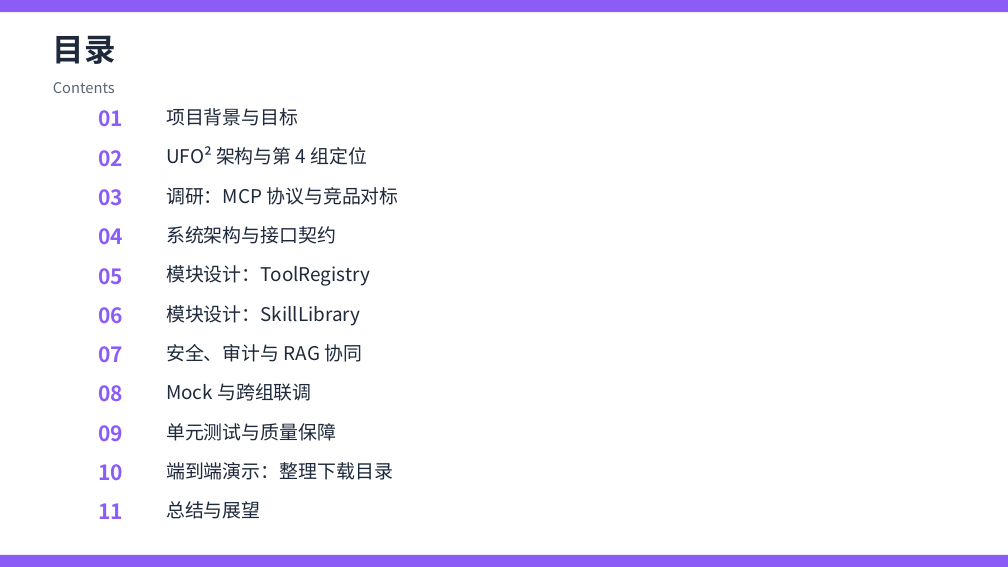
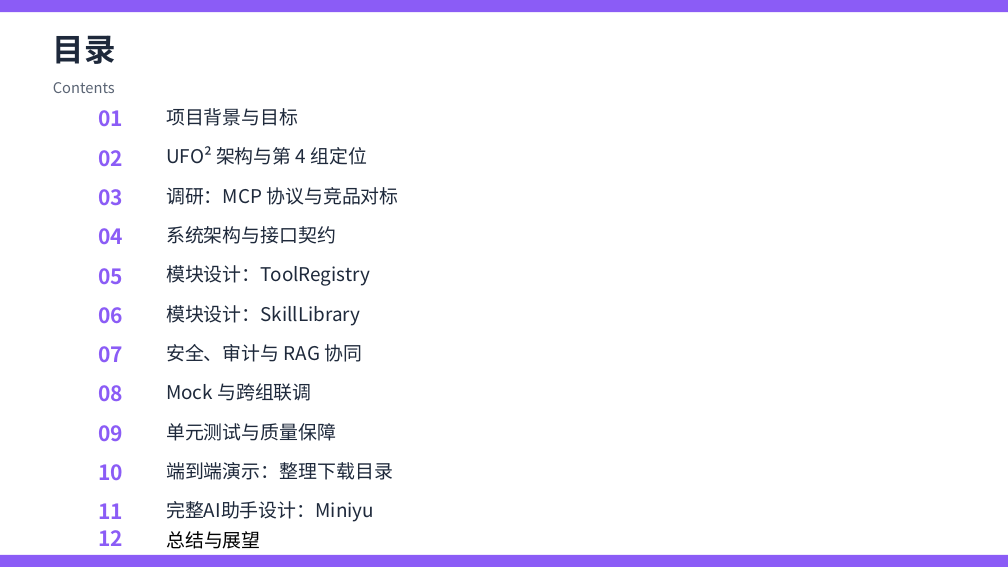
Before and after one commit to yurenhjh/miniyu, a slide deck: slide 3 of docs/第4组汇报PPT.pptx. Drawn at 1008x567 pixels with LibreOffice and Linux fonts; fonts in the diff are those of the drawing. Boxes give left, top, right and bottom in pixels: in the first picture for what was removed or moved away, otherwise in the second. Text is boxed around its words. In the diff, an @@ line names an element or a change of style, - is before the commit and + after.

```diff
--- a/docs/第4组汇报PPT.pptx
+++ b/docs/第4组汇报PPT.pptx
@@ text added at (166,501,374,522), 18 pt, text #1E293B @@
+完整AI助手设计：Miniyu
@@ text added at (98,530,123,546), 20 pt, text #8B5CF6, bold @@
+12
@@ text "总结与展望": place and size @@
-text "总结与展望" at (166,501,261,519)
+text "总结与展望" at (166,531,261,549)
@@ text "总结与展望" at (166,531,261,549): font Noto Sans CJK SC to Calibri, text colour #1E293B to #000000; less space between paragraphs @@
```
Also in this commit, not shown: 18 other slides changed, 2 slides added, 16 other files.
